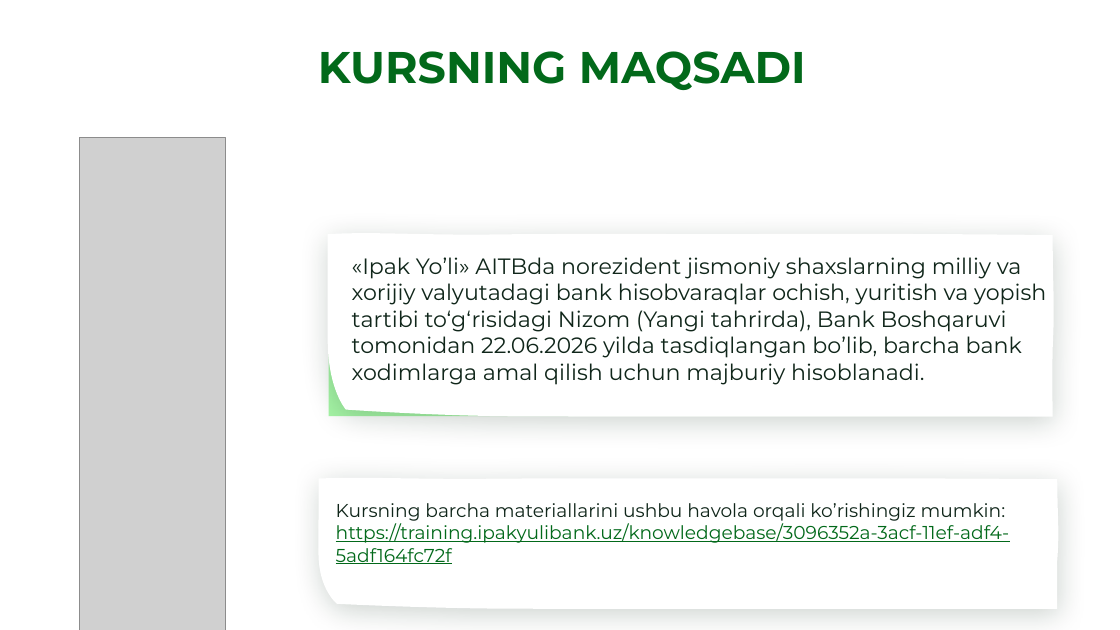
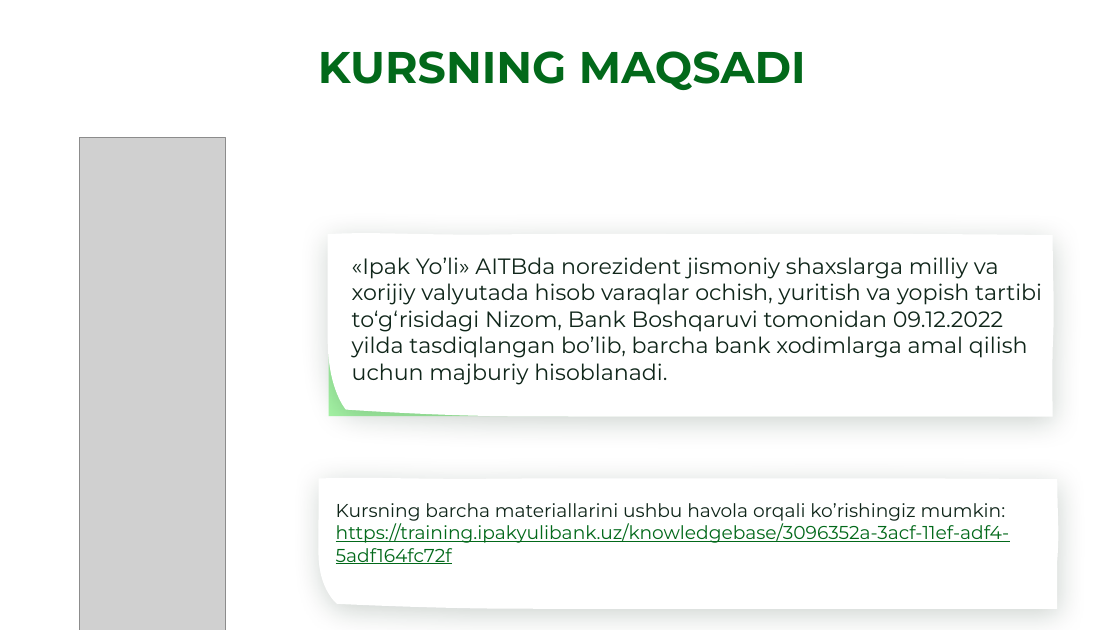
Before and after one commit to pusijuice5-coder/-1, a slide deck: slide 56 of OVZ_kurs_nerezidenty_novyj_dizajn.pptx. Drawn at 1120x630 pixels with LibreOffice and Linux fonts; fonts in the diff are those of the drawing; grey boxes stand for pictures; background and template pictures are left out. Boxes give left, top, right and bottom in pixels: in the first picture for what was removed or moved away, otherwise in the second. Text is boxed around its words. In the diff, an @@ line names an element or a change of style, - is before the commit and + after.

```diff
--- a/OVZ_kurs_nerezidenty_novyj_dizajn.pptx
+++ b/OVZ_kurs_nerezidenty_novyj_dizajn.pptx
@@ text at [352, 257, 1042, 385]: text changed @@
-«Ipak Yo’li» AITBda norezident jismoniy shaxslarning milliy va xorijiy valyutadagi bank hisobvaraqlar ochish, yuritish va yopish tartibi to‘g‘risidagi Nizom (Yangi tahrirda), Bank Boshqaruvi tomonidan 22.06.2026 yilda tasdiqlangan bo’lib, barcha bank xodimlarga amal qilish uchun majburiy hisoblanadi.
+«Ipak Yo’li» AITBda norezident jismoniy shaxslarga milliy va xorijiy valyutada hisob varaqlar ochish, yuritish va yopish tartibi to‘g‘risidagi Nizom, Bank Boshqaruvi tomonidan 09.12.2022 yilda tasdiqlangan bo’lib, barcha bank xodimlarga amal qilish uchun majburiy hisoblanadi.
```
Also in this commit, not shown: 27 other slides changed, 3 other files.
